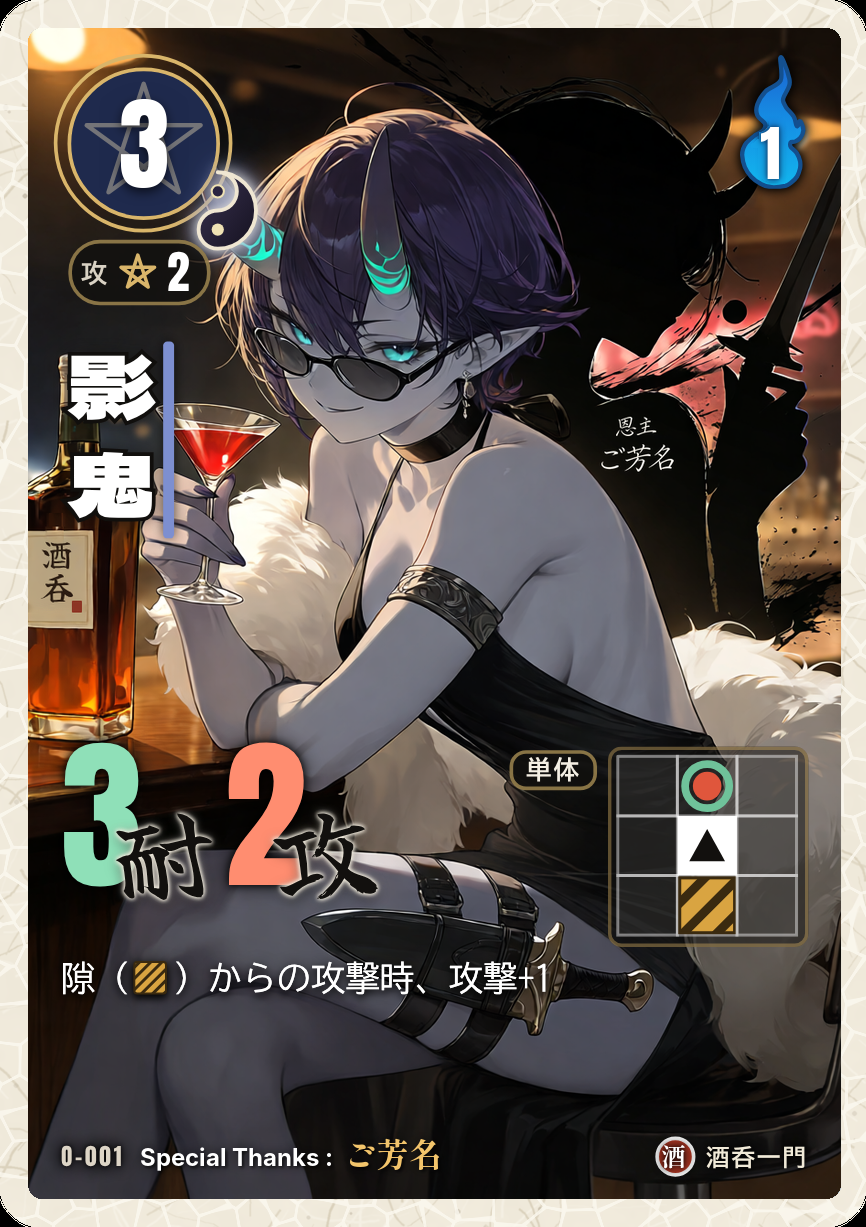
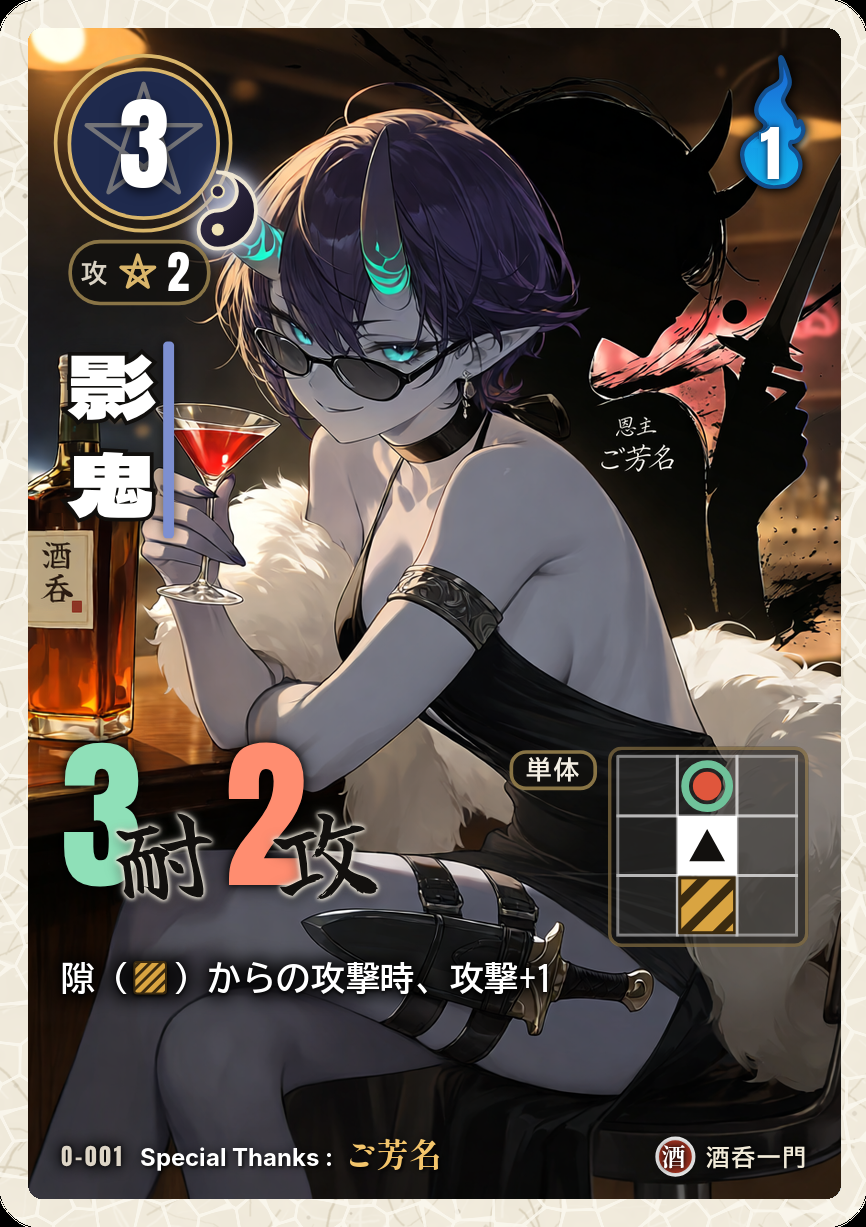
Layers edited between the first and the second 866 x 1227 image:
removed layer "11c_効果文_白文字(影なし)" over (63, 958, 546, 1009)
removed layer "11b_効果文の影_内側(0 1px 2px 黒90%)" (was 90%) over (54, 955, 555, 1012)
removed layer "11a_効果文の影_外側(0 0 4px 黒60%)" (was 60%) over (49, 942, 564, 1013)
added layer "11c_効果文_白文字_太字(影なし)" above "11b_効果文の影_内側(下に少し・黒95%)" over (62, 960, 547, 996)
added layer "11b_効果文の影_内側(下に少し・黒95%)" (95%) above "11a_効果文の影_外側(広め・黒85%)" over (58, 958, 551, 1001)
added layer "11a_効果文の影_外側(広め・黒85%)" (85%) above "10_間合" over (49, 941, 566, 1013)
